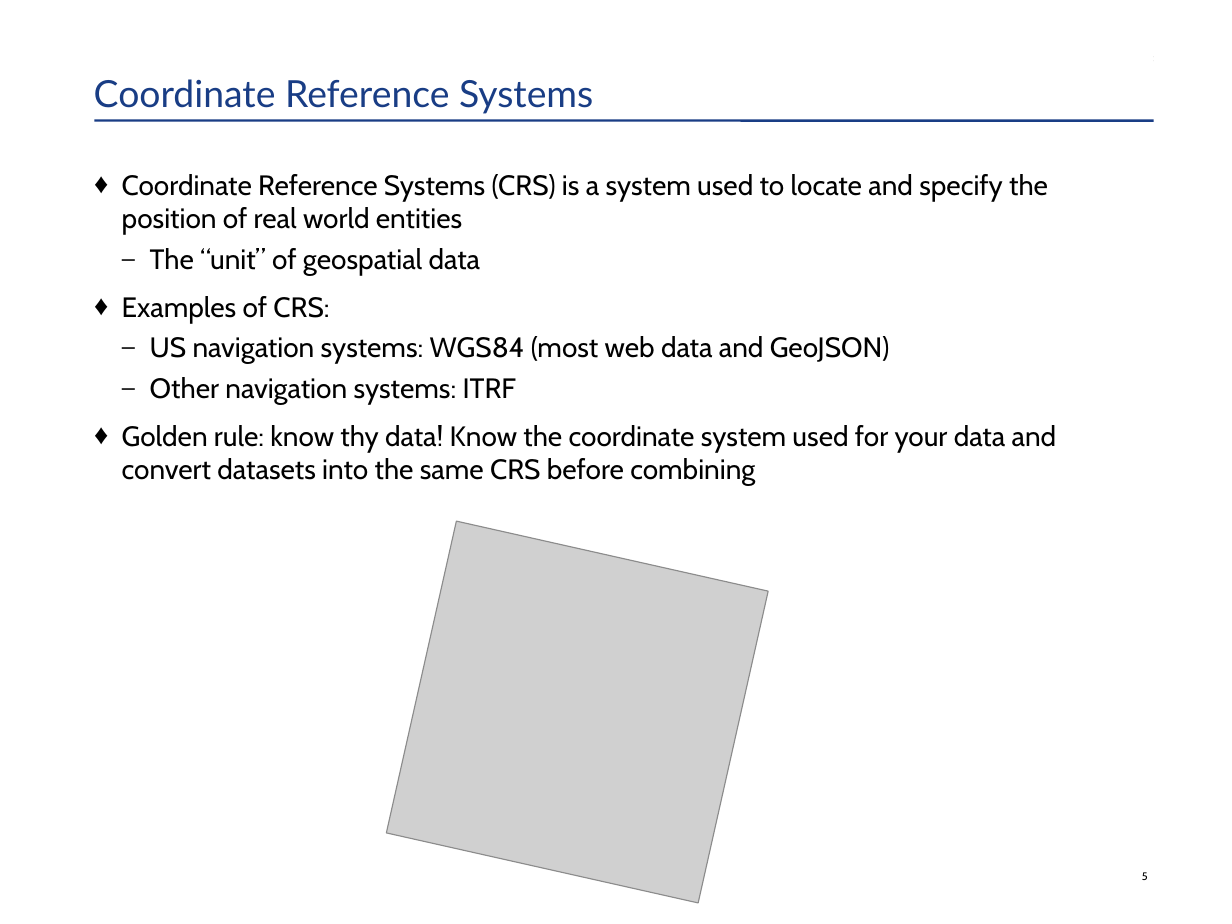
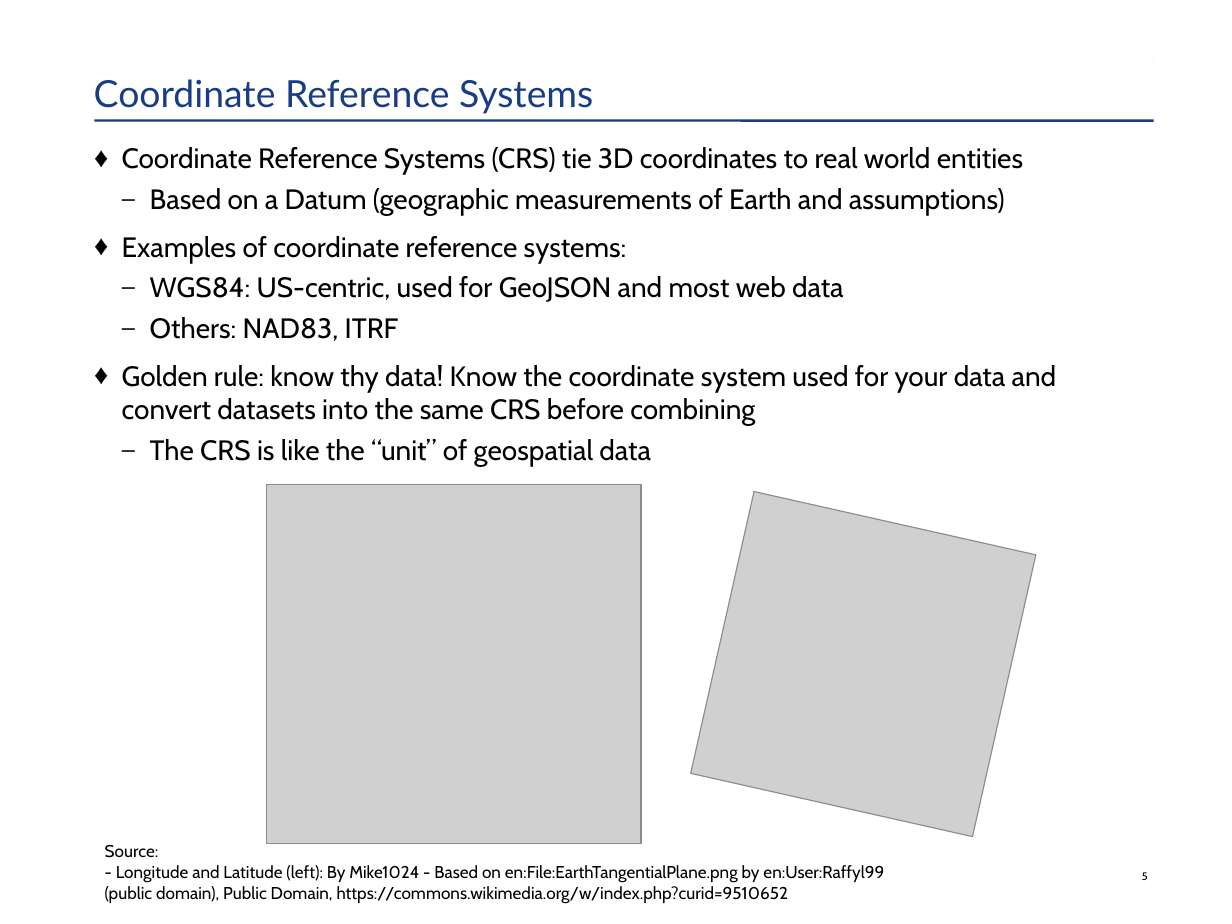
Before and after one commit to HKuz/Geospatial_Overview, a slide deck: slide 6 of BOS-PY_Presentation/OverviewOfUsingGeospatialDataInPython.pptx. Drawn at 1232x924 pixels with LibreOffice and Linux fonts; fonts in the diff are those of the drawing; grey boxes stand for pictures. Boxes give left, top, right and bottom in pixels: in the first picture for what was removed or moved away, otherwise in the second. Text is boxed around its words. In the diff, an @@ line names an element or a change of style, - is before the commit and + after.

Commit message:
feat: update presentation slides and images

```diff
--- a/BOS-PY_Presentation/OverviewOfUsingGeospatialDataInPython.pptx
+++ b/BOS-PY_Presentation/OverviewOfUsingGeospatialDataInPython.pptx
@@ text "Coordinate Reference Systems (CRS) tie ...": place and size @@
-text "Coordinate Reference Systems (CRS) tie ..." at [122,174,1057,486]
+text "Coordinate Reference Systems (CRS) tie ..." at [122,147,1057,466]
@@ text at [122,147,1023,341]: text changed @@
-    ♦ Coordinate Reference Systems (CRS) is a system used to locate and specify the position of real world entities
-      – The “unit” of geospatial data
-    ♦ Examples of CRS:
-      – US navigation systems: WGS84 (most web data and GeoJSON)
-      – Other navigation systems: ITRF
+    ♦ Coordinate Reference Systems (CRS) tie 3D coordinates to real world entities
+      – Based on a Datum (geographic measurements of Earth and assumptions)
+    ♦ Examples of coordinate reference systems:
+      – WGS84: US-centric, used for GeoJSON and most web data
+      – Others: NAD83, ITRF
@@ text at [150,439,651,466]: paragraph added @@
+      – The CRS is like the “unit” of geospatial data
@@ picture added at [267,484,641,843] @@
@@ picture: place and size @@
-picture at [387,521,768,903]
+picture at [691,491,1036,837]
@@ text added at [105,844,884,904], 11 pt, text #000000 @@
+Source:
+- Longitude and Latitude (left): By Mike1024 - Based on en:File:EarthTangentialPlane.png by en:User:Raffyl99 (public domain), Public Domain, https://commons.wikimedia.org/w/index.php?curid=9510652
```
Also in this commit, not shown: 7 other slides changed, 7 slides removed, 16 other files.
